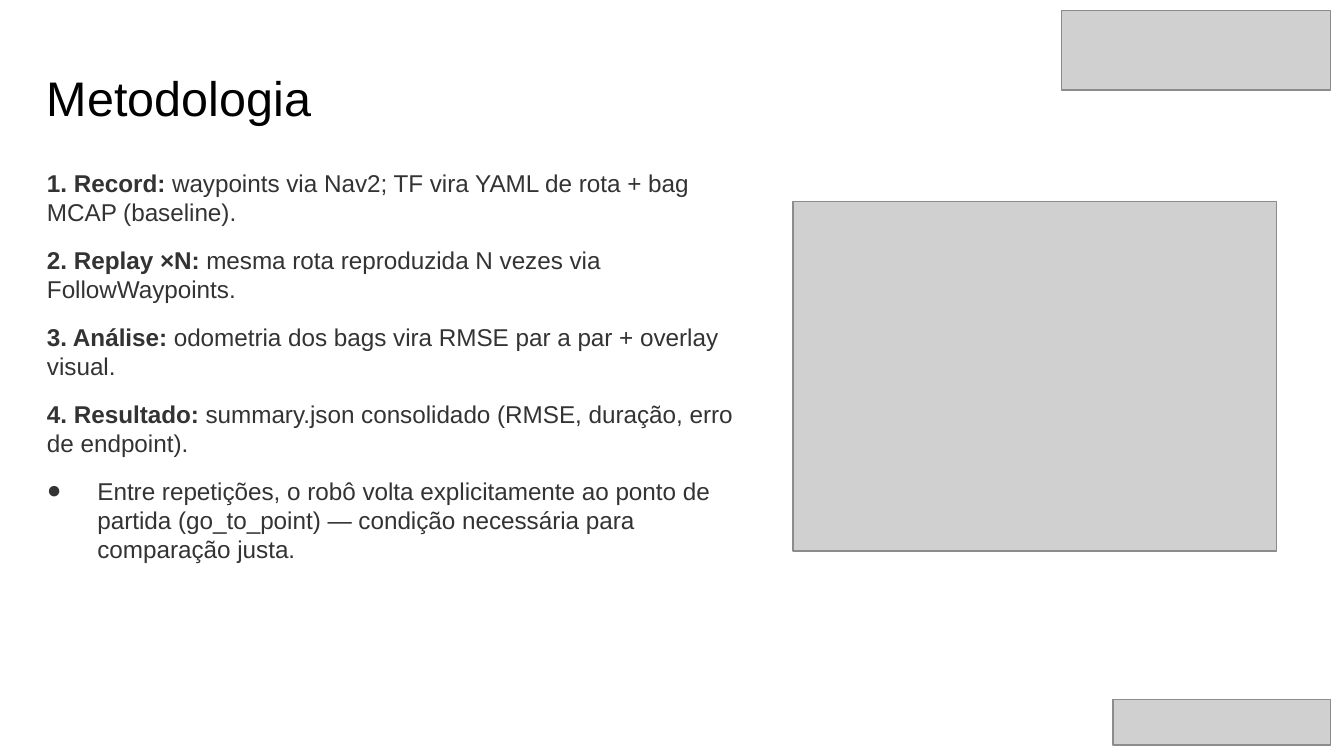
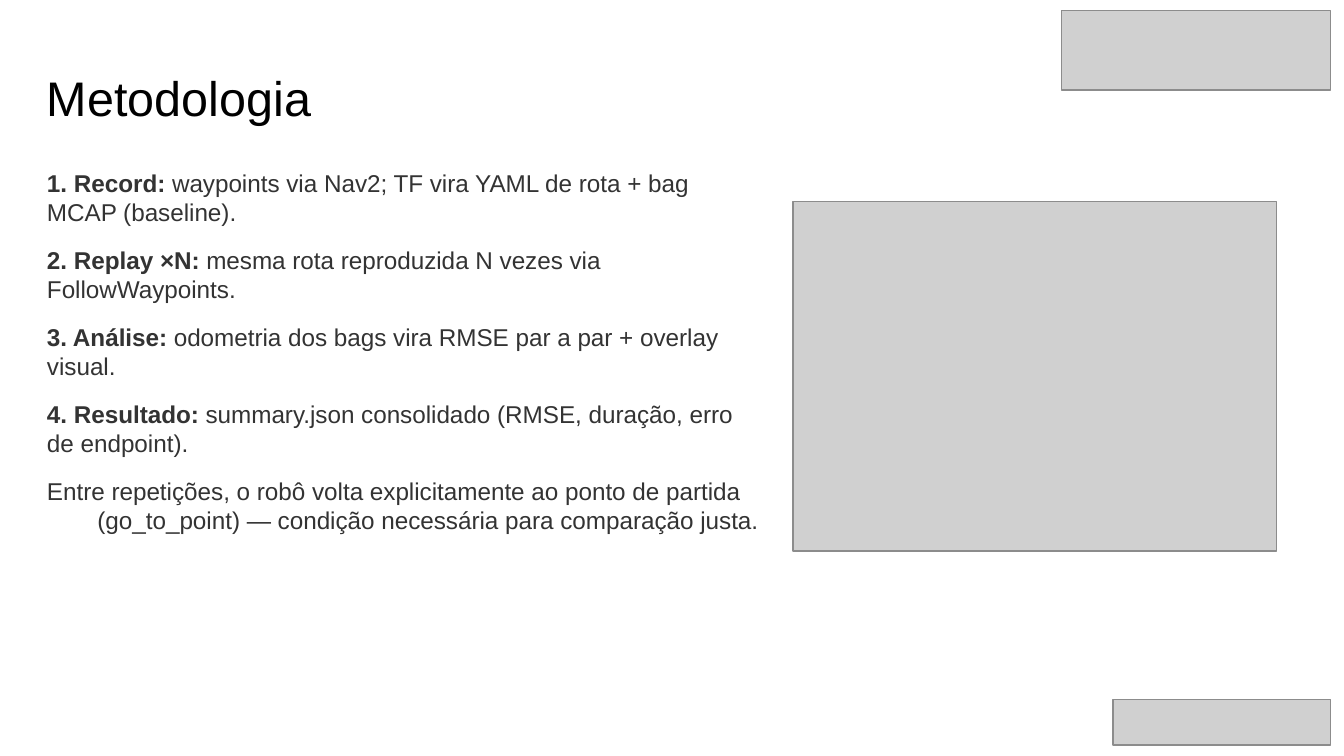
Before and after one commit to eduardowanderleyde/fleet-ui, a slide deck: slide 8 of disserta-apresenta/apresentacao_defesa.pptx. Drawn at 1344x756 pixels with LibreOffice and Linux fonts; fonts in the diff are those of the drawing; grey boxes stand for pictures. Boxes give left, top, right and bottom in pixels: in the first picture for what was removed or moved away, otherwise in the second. Text is boxed around its words. In the diff, an @@ line names an element or a change of style, - is before the commit and + after.

```diff
--- a/disserta-apresenta/apresentacao_defesa.pptx
+++ b/disserta-apresenta/apresentacao_defesa.pptx
@@ text at (x1=47, y1=482, x2=758, y2=534): bullet ● to none @@
```
Also in this commit, not shown: 10 other slides changed.
